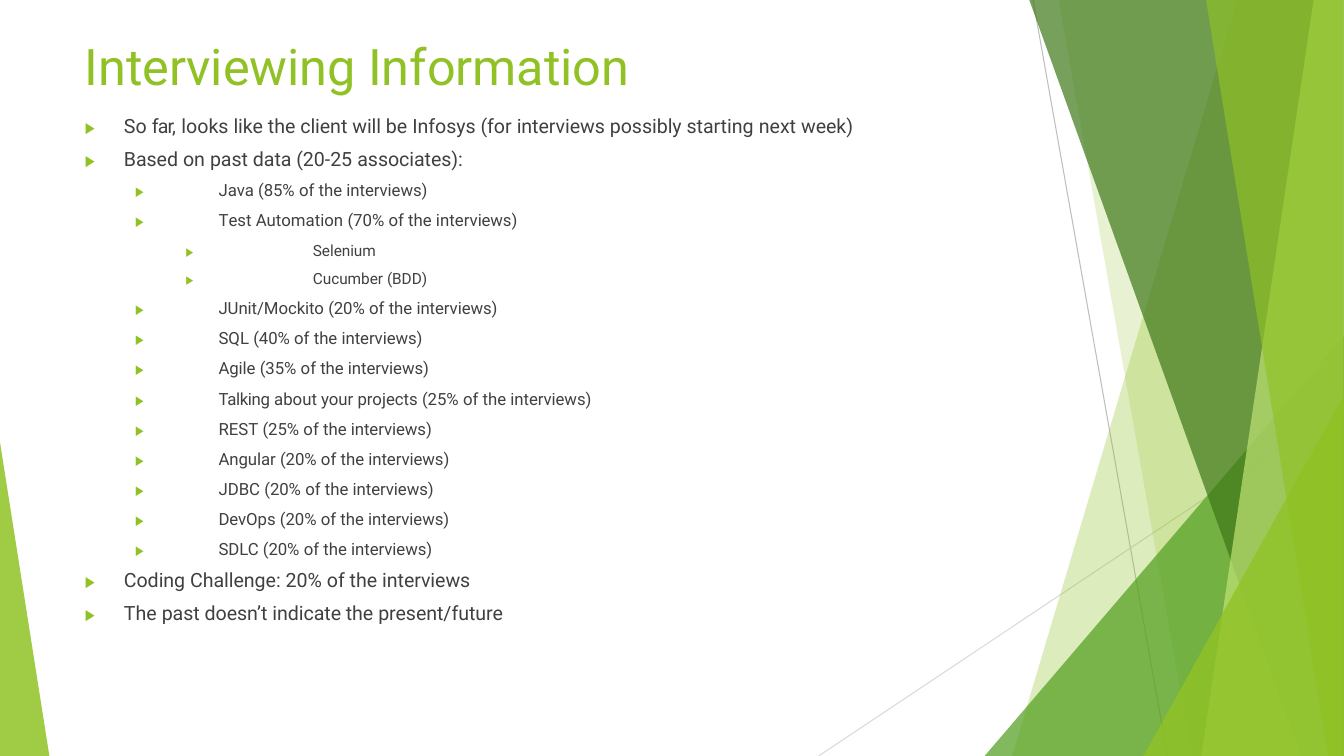
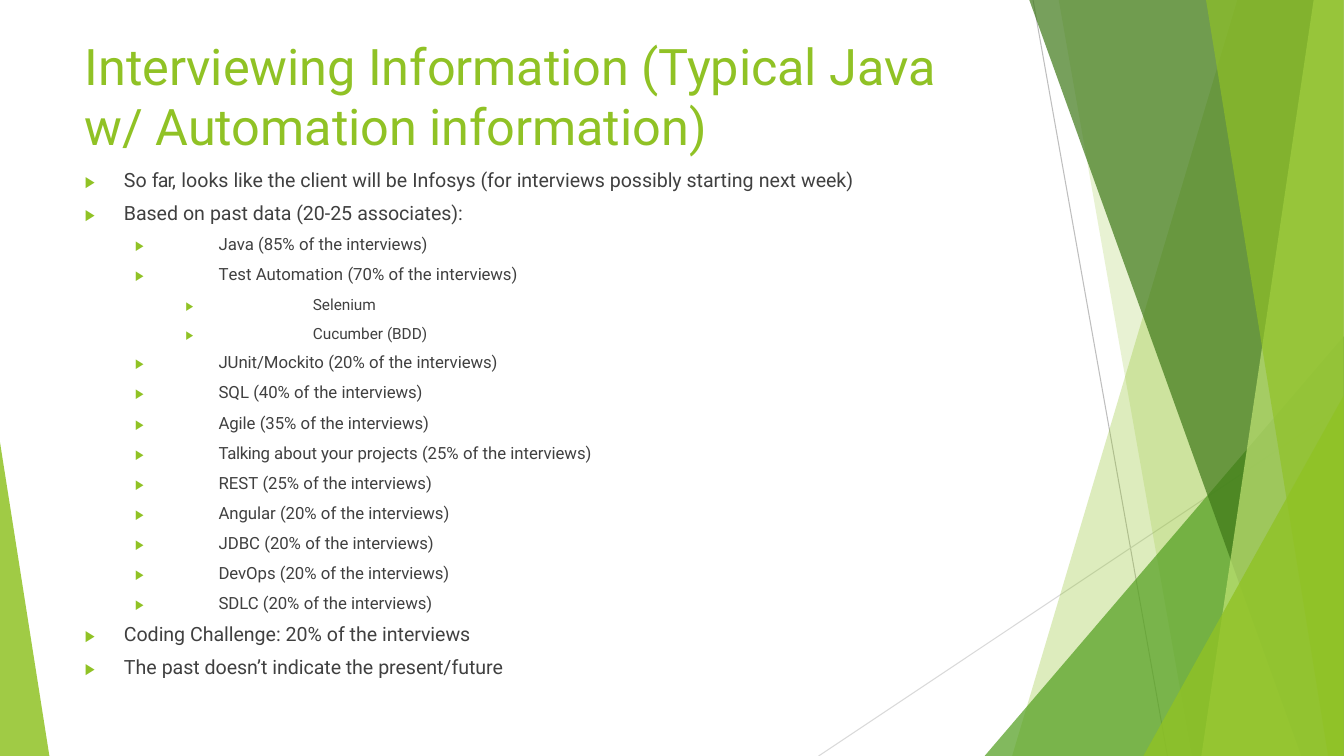
Before and after one commit to 210712jwa/training, a slide deck: slide 9 of java-with-automation/week-7/powerpoint.pptx. Drawn at 1344x756 pixels with LibreOffice and Linux fonts; fonts in the diff are those of the drawing. Boxes give left, top, right and bottom in pixels: in the first picture for what was removed or moved away, otherwise in the second. Text is boxed around its words. In the diff, an @@ line names an element or a change of style, - is before the commit and + after.

Commit message:
Update powerpoint

```diff
--- a/java-with-automation/week-7/powerpoint.pptx
+++ b/java-with-automation/week-7/powerpoint.pptx
@@ title at <box>85,45,936,157</box>: text changed @@
-Interviewing Information
+Interviewing Information (Typical Java w/ Automation information)
@@ text "▶ So far, looks like ...": place and size @@
-text "▶ So far, looks like ..." at <box>124,117,853,624</box>
+text "▶ So far, looks like ..." at <box>124,171,853,678</box>
```
Also in this commit, not shown: 1 other slide changed, 2 slides added, 2 other files.
